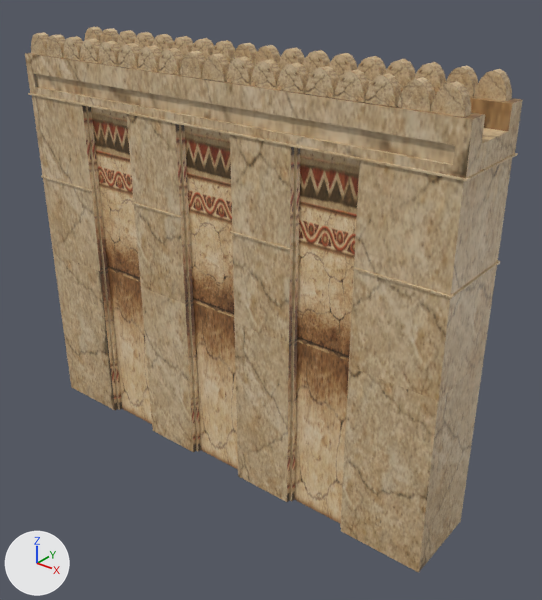
An edit to the COLLADA model art/meshes/structural/hitites/wall_long.dae, drawn before and after from the same camera.
Rendered twice from a camera (50 mm lens) standing at (0.334, -0.377, 0.201) and looking at (0.025, 0.008, -0.038). Every picture has the same lights, and +X, +Y and +Z are marked at lower left. The older version comes first.

Names of what the first picture shows: 'Wall_long'.
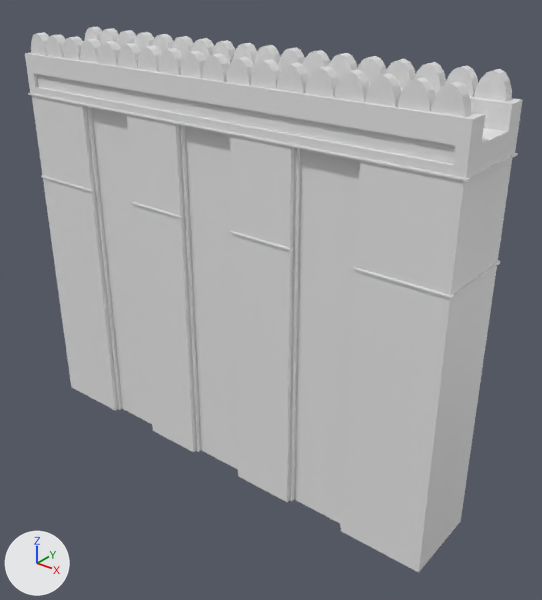
Location of each change, (x1, y1, x2, y2) in pixels of the pictures (542 x 600 px):
'Wall_long', recoloured (beige to white): (25, 27, 523, 573) in both

The change in detail:
Material 'Material.009' (mat_material_009) is new.
Its base color is (0.8, 0.8, 0.8) (white #e7e7e7).
me_wall_long has 1028 vertices, 1624 faces and spans x -0.183..0.183, y -0.032..0.032, z -0.175..0.136.
me_wall_long no longer uses material mat_material_001 (picture img_hitites_struct_png).
me_wall_long gains material mat_material_009 (white #e7e7e7).
